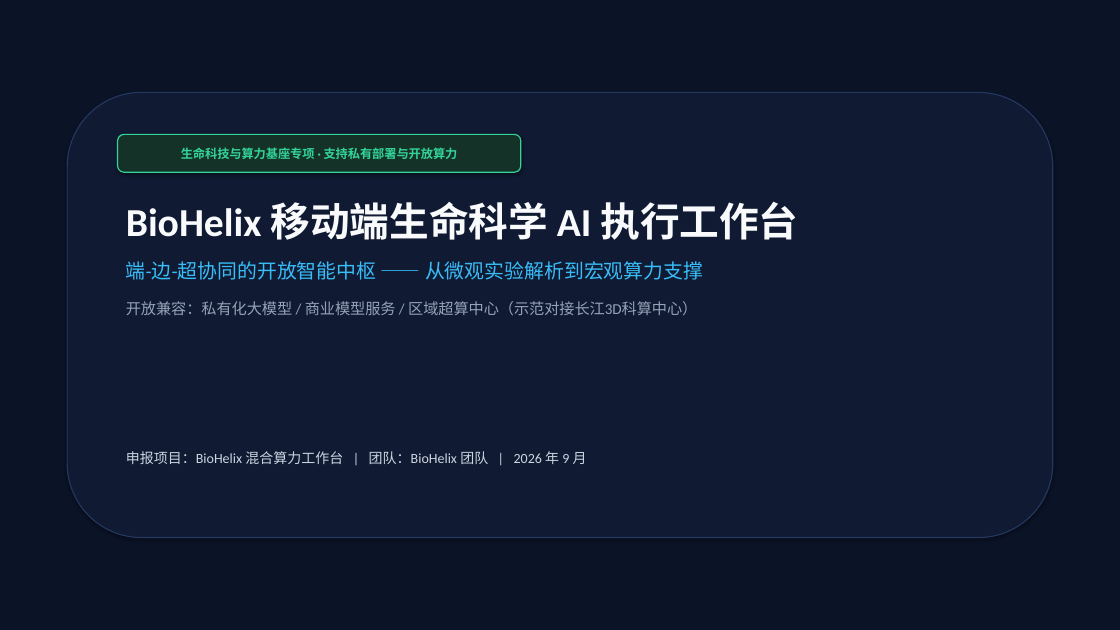
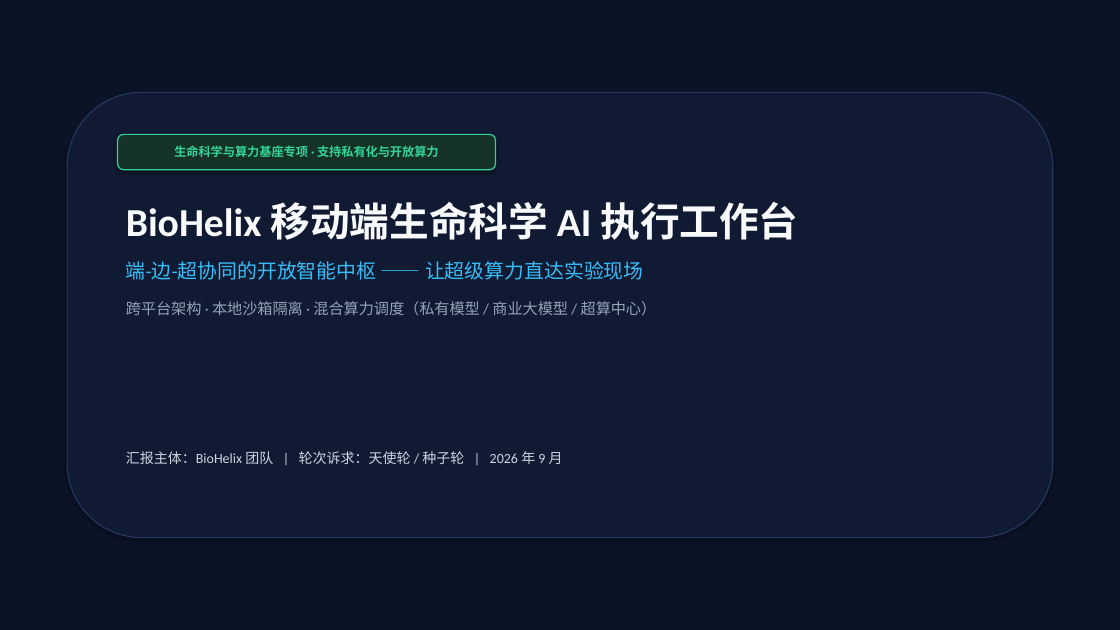
Before and after one commit to dollarser/helix-agent, a slide deck: slide 1 of docs/product/BioHelix_商业计划书_路演版.pptx. Drawn at 1120x630 pixels with LibreOffice and Linux fonts; fonts in the diff are those of the drawing. Boxes give left, top, right and bottom in pixels: in the first picture for what was removed or moved away, otherwise in the second. Text is boxed around its words. In the diff, an @@ line names an element or a change of style, - is before the commit and + after.

```diff
--- a/docs/product/BioHelix_商业计划书_路演版.pptx
+++ b/docs/product/BioHelix_商业计划书_路演版.pptx
@@ rounded rectangle "生命科学与算力基座专项 · 支持私有化与开放算力": place and size @@
-rounded rectangle "生命科学与算力基座专项 · 支持私有化与开放算力" at (118,134,521,172)
+rounded rectangle "生命科学与算力基座专项 · 支持私有化与开放算力" at (118,134,496,170)
@@ text in rounded rectangle at (174,145,439,157): text changed @@
-生命科技与算力基座专项 · 支持私有部署与开放算力
+生命科学与算力基座专项 · 支持私有化与开放算力
@@ text at (126,261,657,315): text changed @@
-端-边-超协同的开放智能中枢 —— 从微观实验解析到宏观算力支撑
-开放兼容：私有化大模型 / 商业模型服务 / 区域超算中心（示范对接长江3D科算中心）
+端-边-超协同的开放智能中枢 —— 让超级算力直达实验现场
+跨平台架构 · 本地沙箱隔离 · 混合算力调度（私有模型 / 商业大模型 / 超算中心）
@@ text at (126,451,563,464): text changed @@
-申报项目：BioHelix 混合算力工作台 | 团队：BioHelix 团队 | 2026 年 9 月
+汇报主体：BioHelix 团队 | 轮次诉求：天使轮 / 种子轮 | 2026 年 9 月
```
Also in this commit, not shown: 9 other slides changed, 3 other files.
